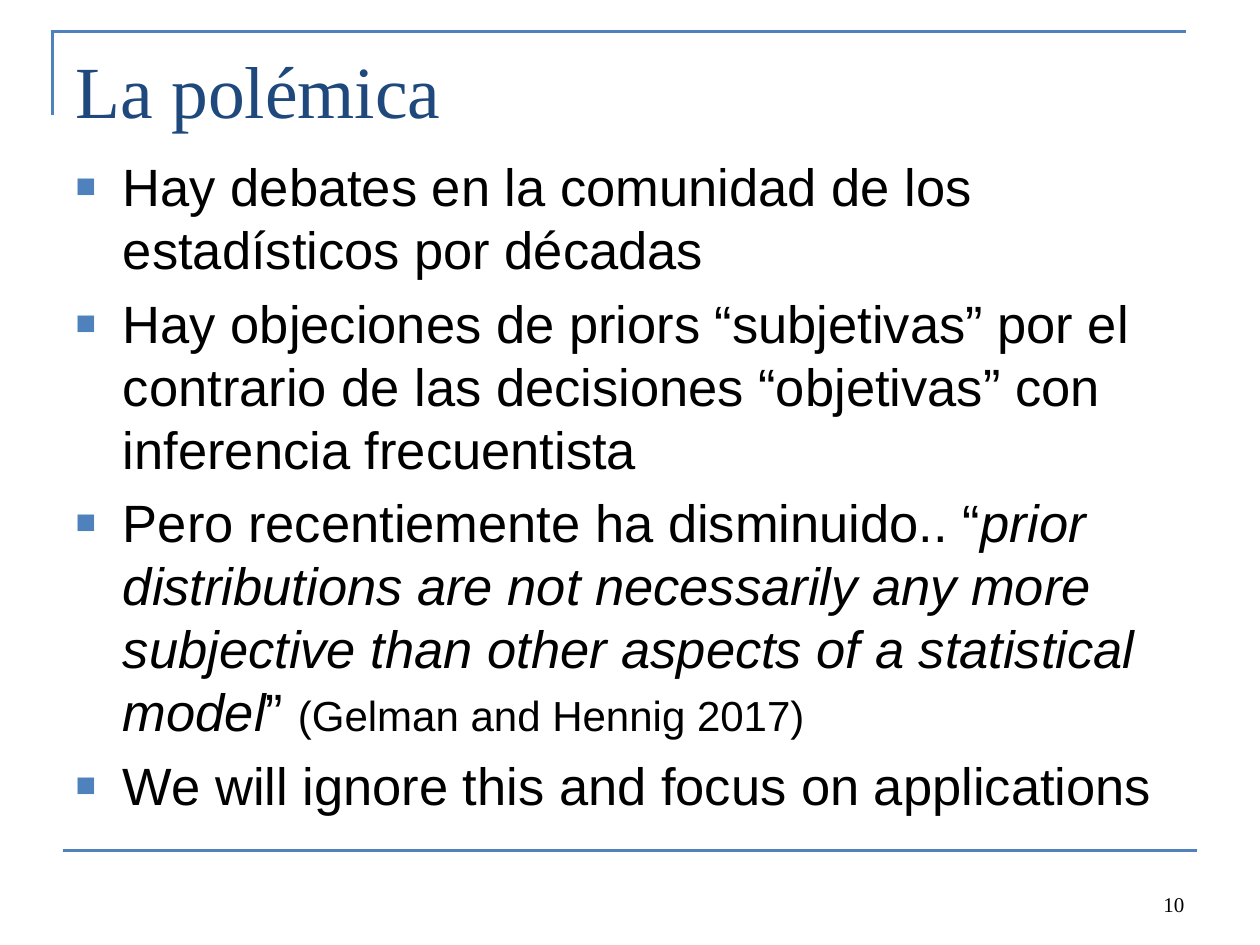
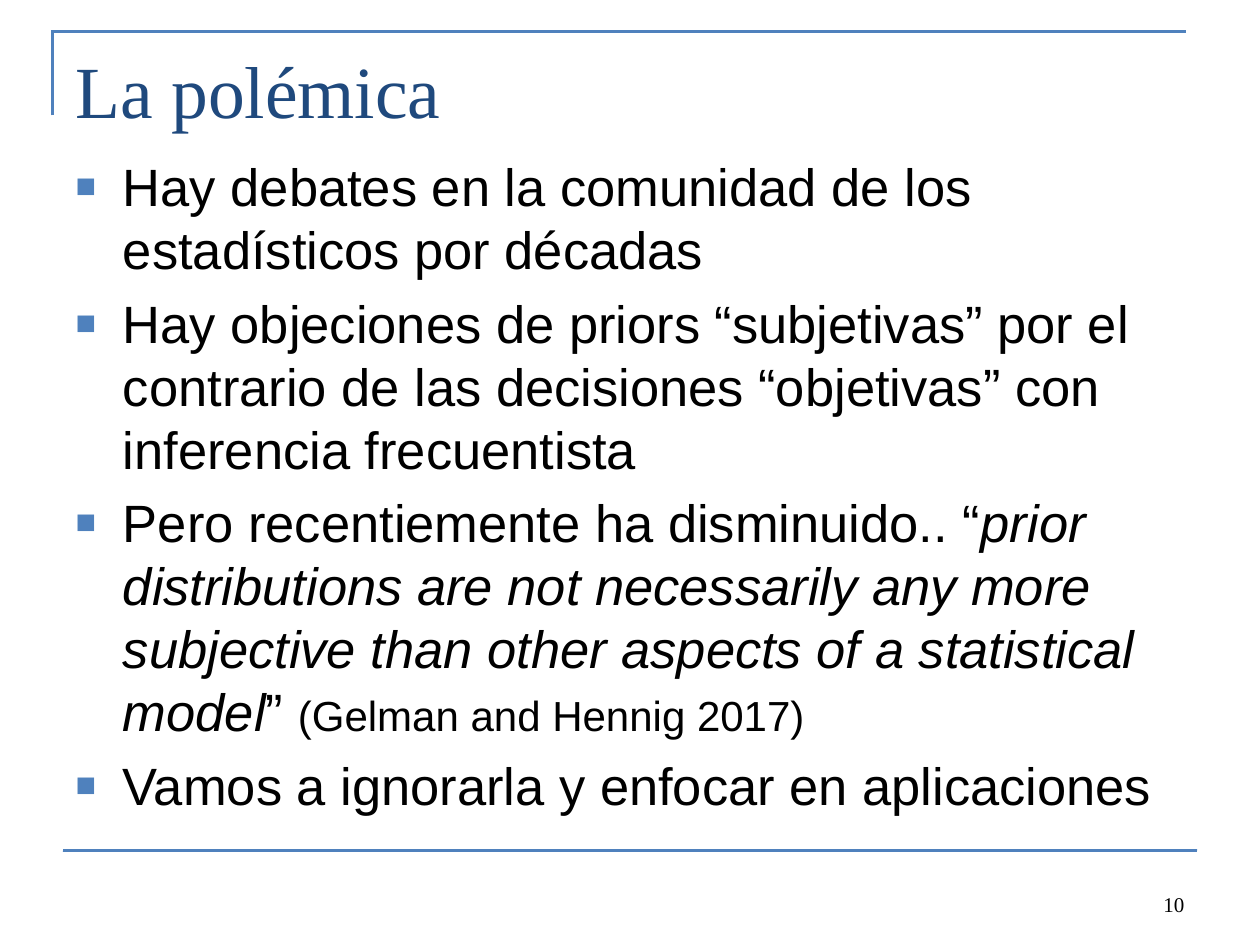
Before and after one commit to colemonnahan/bayes_workshop, a slide deck: slide 10 of dia2/lecture2_bayes.pptx. Drawn at 1260x945 pixels with LibreOffice and Linux fonts; fonts in the diff are those of the drawing. Boxes give left, top, right and bottom in pixels: in the first picture for what was removed or moved away, otherwise in the second. Text is boxed around its words. In the diff, an @@ line names an element or a change of style, - is before the commit and + after.

```diff
--- a/dia2/lecture2_bayes.pptx
+++ b/dia2/lecture2_bayes.pptx
@@ text at bbox=[123, 767, 1151, 816]: text changed @@
-■ We will ignore this and focus on applications
+■ Vamos a ignorarla y enfocar en aplicaciones
```
Also in this commit, not shown: 9 other slides changed, 4 other files.
